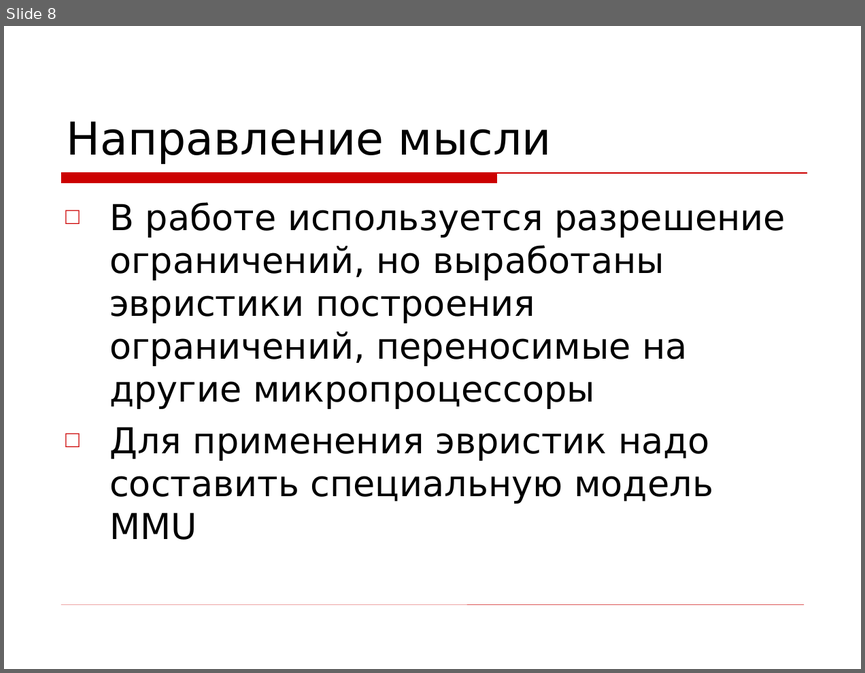
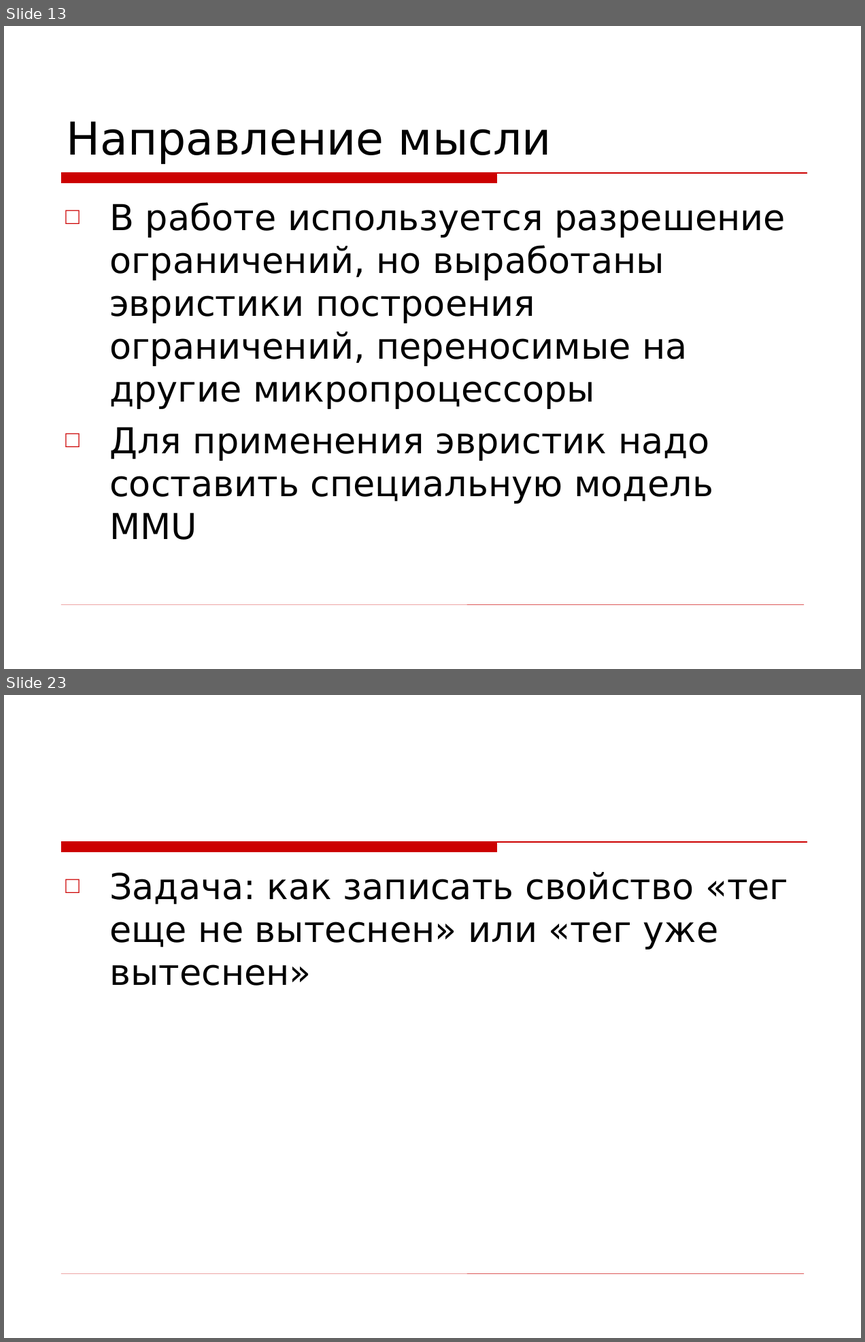
Before and after one commit to kornevgen/tesla-project, a slide deck: papers/THESIS/talks/Oct13 - ISP/isp-slides.ppt. Shown one above the other, each under a label of ours: slide 8 before the commit, slides 13 and 23 after it; the slides between them are not shown. The pictures are 865x673 and 865x1342 pixels, drawn with LibreOffice and Linux fonts; fonts in the diff are those of the drawing; background and template pictures are left out. Boxes give left, top, right and bottom in pixels: in the first picture for what was removed or moved away, otherwise in the second. Text is boxed around its words. In the diff, an @@ line names an element or a change of style, - is before the commit and + after.

```diff
--- a/papers/THESIS/talks/Oct13 - ISP/isp-slides.ppt
+++ b/papers/THESIS/talks/Oct13 - ISP/isp-slides.ppt
@@ slide 23 added at box(4, 695, 861, 1338), background picture (left out); not listed: 2 template elements that a slide beside it also shows @@
@@ text added at box(109, 872, 788, 985), 30 pt, text #000000 @@
+□ Задача: как записать свойство «тег еще не вытеснен» или «тег уже вытеснен»
@@ what was slide 8 is now slide 13 @@
```
Also in this commit, not shown: 1 slide changed, 25 other slides added, 3 slides removed.
